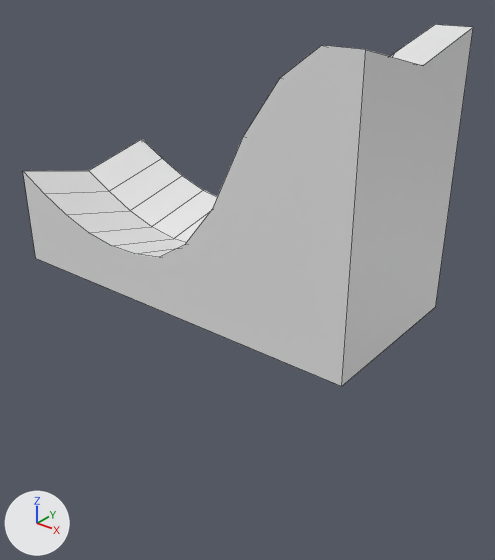
Two versions of the FBX model 3DGameAssets/FBXs/Ramp.fbx, one commit apart.
Rendered twice from a 50 mm lens placed at (4.95, -5.67, 3.65), pointed at (0.39, 0.03, 0.11). Every picture has the same lights, and +X, +Y and +Z are marked at lower left. Mesh edges are drawn as thin lines.
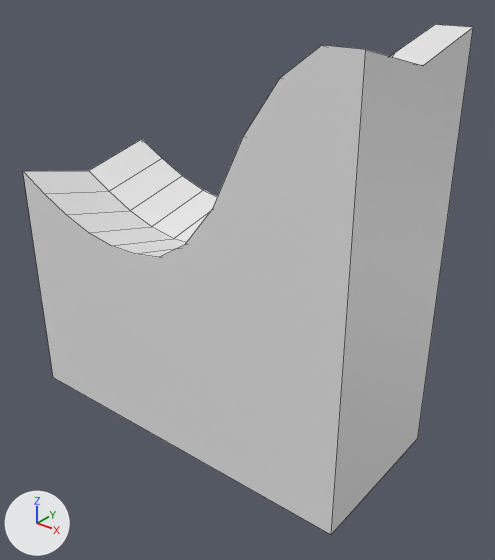
What differs and where, as boxes (x1, y1, x2, y2) in the pictures (495 x 560 px; the box of a moved part takes in the faces that stretch with it):
'Cube.011', reshaped (41% taller): before (23, 25, 473, 386); after (23, 25, 473, 534)
part 1 of me_cube_011, moved or reshaped: before (35, 255, 436, 386); after (35, 255, 436, 534)

Diff of the bpy script that builds the scene:
```diff
--- a/3DGameAssets/FBXs/Ramp.fbx.py
+++ b/3DGameAssets/FBXs/Ramp.fbx.py
@@ me_cube_011 @@
 me_cube_011.from_pydata(...)  # 43 vertices, 29 faces; spans x -2.33..2.33, y -1.0..1.0, z 0.0..2.97
 # used by ob_cube_011; location = (0.0, 0.0, 0.0)
 # before: 0 (-2.33, -1.0, 0.0) at pixel (35, 258), 2 (-2.33, 1.0, 0.0), 4 (2.33, -1.0, 0.0) at pixel (341, 386), 6 (2.33, 1.0, 0.0) at pixel (435, 306)
+# me_cube_011 part 1
+for i in [0, 2, 4, 6]: me_cube_011.vertices[i].co += Vector((0.0, 0.0, -1.85))
```
